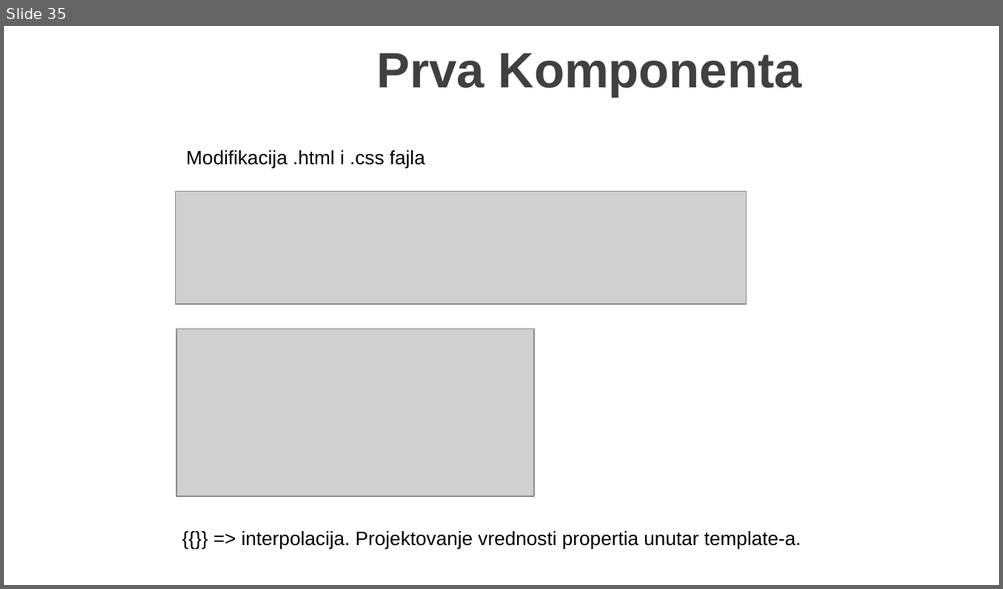
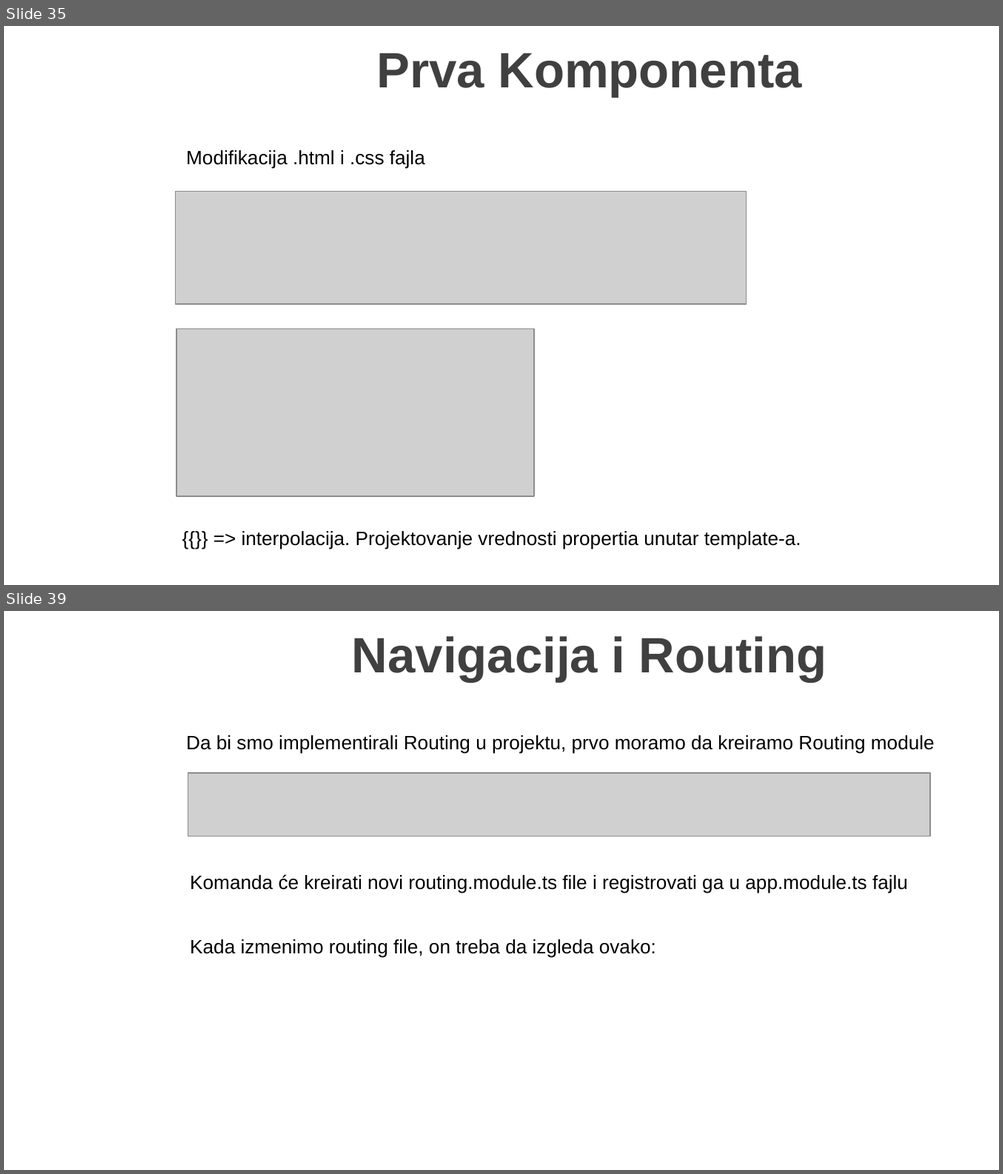
Before and after one commit to MarinkoSpasojevic/predavanje-netcore-angular, a slide deck: .NET Core i Angular Web Dev.pptx. Shown one above the other, each under a label of ours: slide 35 before the commit, slides 35 and 39 after it; the slides between them are not shown. The pictures are 1003x589 and 1003x1174 pixels, drawn with LibreOffice and Linux fonts; fonts in the diff are those of the drawing; grey boxes stand for pictures; background and template pictures are left out. Boxes give left, top, right and bottom in pixels: in the first picture for what was removed or moved away, otherwise in the second. Text is boxed around its words. In the diff, an @@ line names an element or a change of style, - is before the commit and + after.

```diff
--- a/.NET Core i Angular Web Dev.pptx
+++ b/.NET Core i Angular Web Dev.pptx
@@ slide 39 added at bbox=[4, 611, 999, 1170], background picture (left out) @@
@@ title added at bbox=[352, 636, 826, 682], 36 pt, text #404040, bold @@
+Navigacija i Routing
@@ text added at bbox=[186, 735, 934, 754], 14 pt, text #000000 @@
+Da bi smo implementirali Routing u projektu, prvo moramo da kreiramo Routing module
@@ picture added at bbox=[188, 773, 930, 837] @@
@@ text added at bbox=[190, 874, 908, 893], 14 pt, text #000000 @@
+Komanda će kreirati novi routing.module.ts file i registrovati ga u app.module.ts fajlu
@@ text added at bbox=[190, 940, 656, 958], 14 pt, text #000000 @@
+Kada izmenimo routing file, on treba da izgleda ovako:
```
Also in this commit, not shown: 1 slide changed, 14 other slides added, 14 other files.
